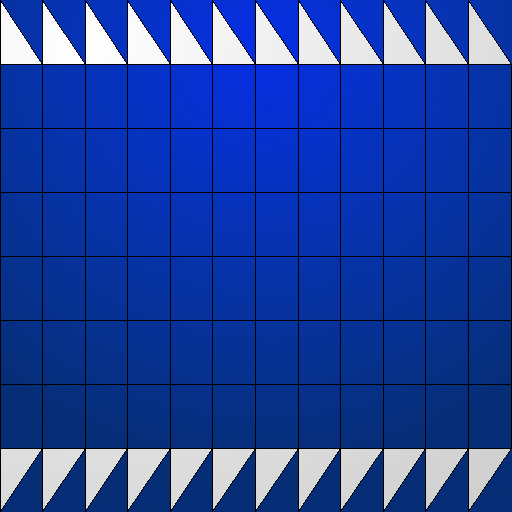
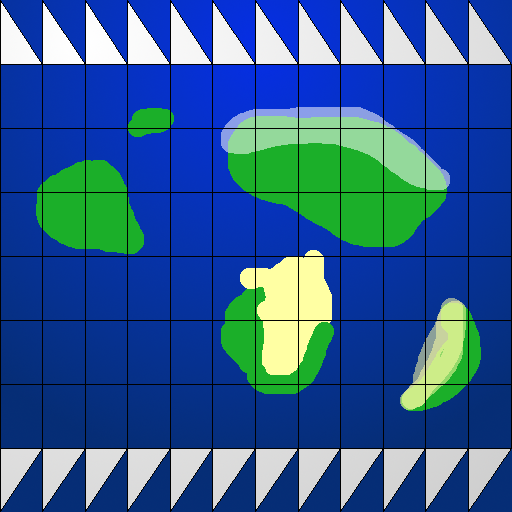
Two versions of the same layered image (512px x 512px). Layer-by-layer changes:
painted on "Layer #2" over [36, 107, 481, 411]
